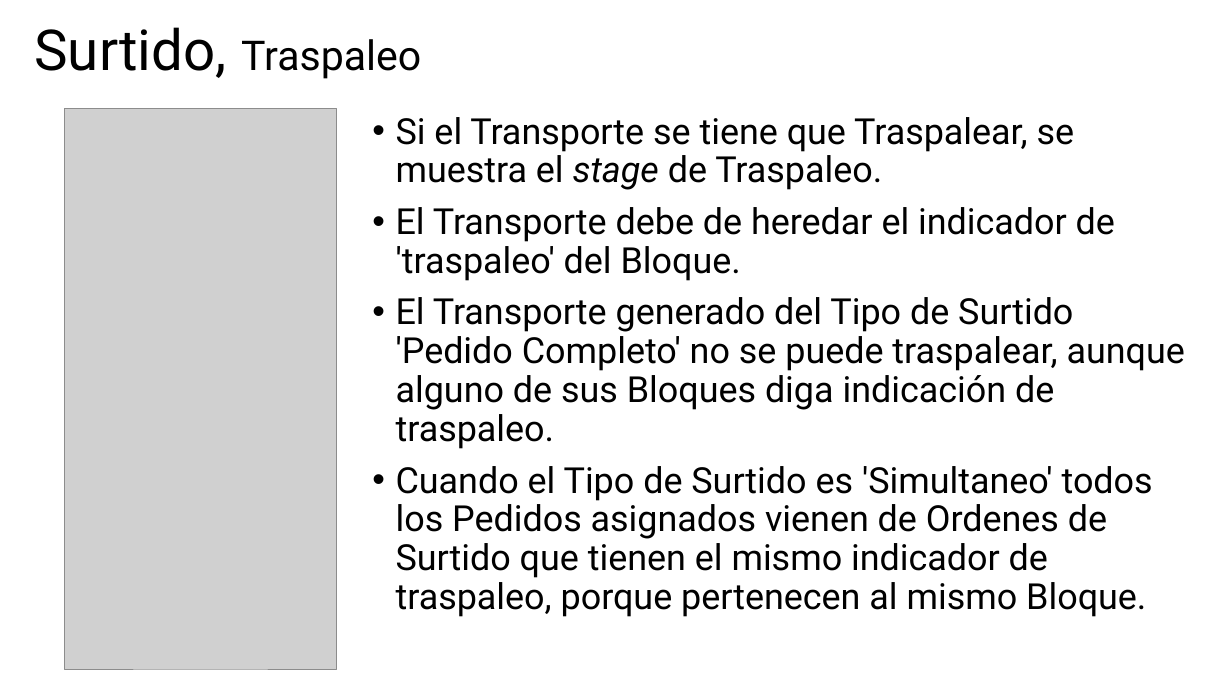
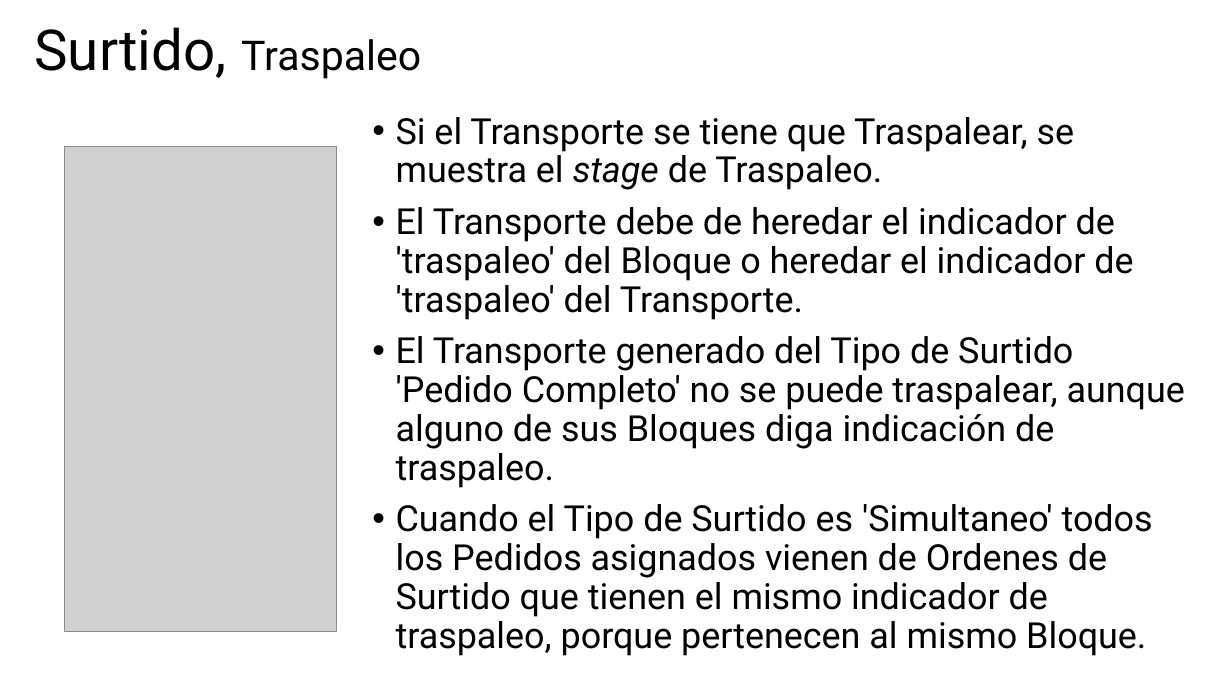
Before and after one commit to JoelBecerraM/FANASA-docs, a slide deck: slide 12 of atCloud - Diseño - Interfaz de Usuario - Surtido.pptx. Drawn at 1232x693 pixels with LibreOffice and Linux fonts; fonts in the diff are those of the drawing; grey boxes stand for pictures. Boxes give left, top, right and bottom in pixels: in the first picture for what was removed or moved away, otherwise in the second. Text is boxed around its words. In the diff, an @@ line names an element or a change of style, - is before the commit and + after.

```diff
--- a/atCloud - Diseño - Interfaz de Usuario - Surtido.pptx
+++ b/atCloud - Diseño - Interfaz de Usuario - Surtido.pptx
@@ picture: place and size @@
-picture at (64,108,336,669)
+picture at (64,146,336,631)
@@ text at (396,207,1133,320): text changed @@
-• El Transporte debe de heredar el indicador de 'traspaleo' del Bloque.
+• El Transporte debe de heredar el indicador de 'traspaleo' del Bloque o heredar el indicador de 'traspaleo' del Transporte.
```
Also in this commit, not shown: 1 other slide changed, 1 slide added, 2 other files.
